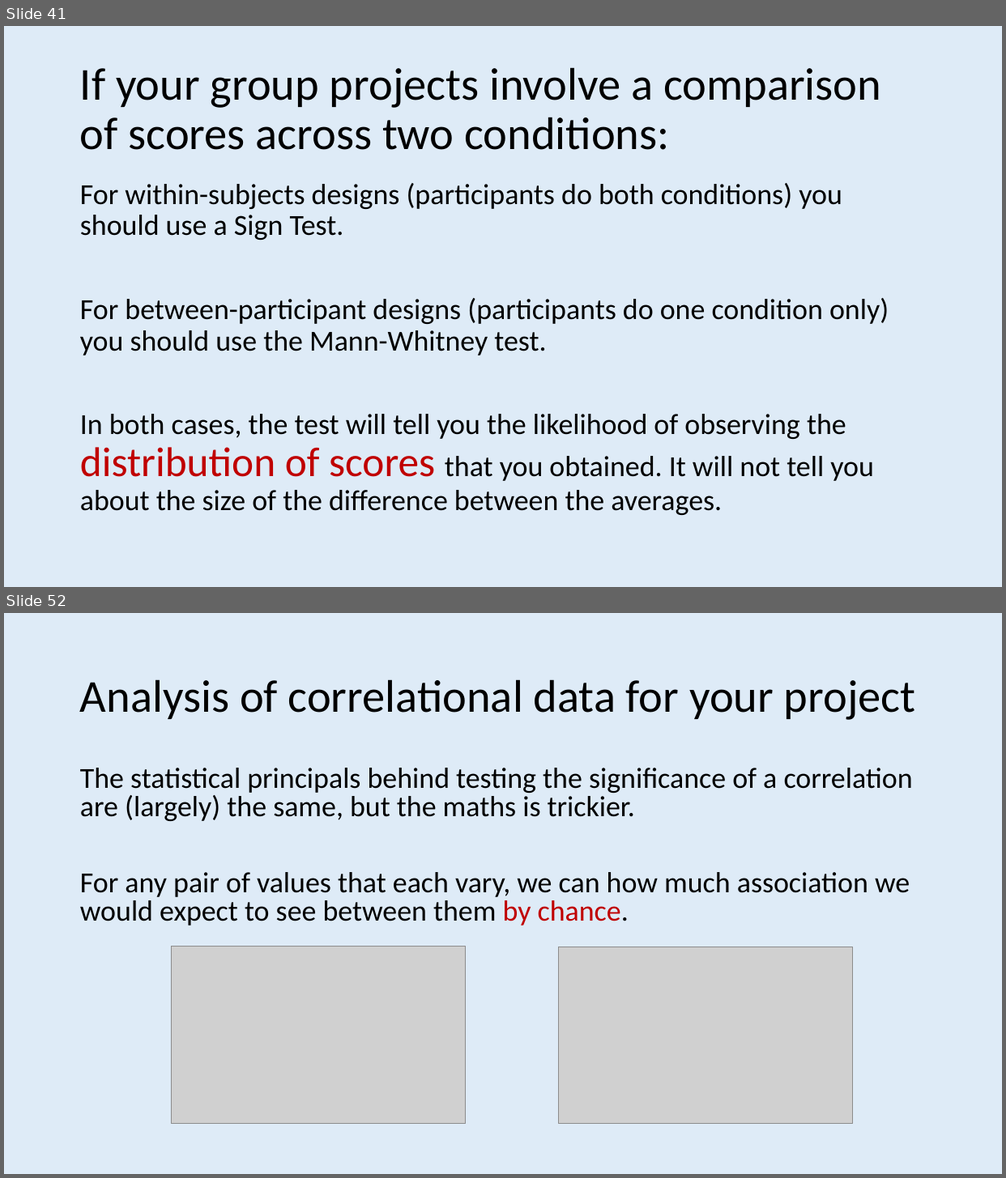
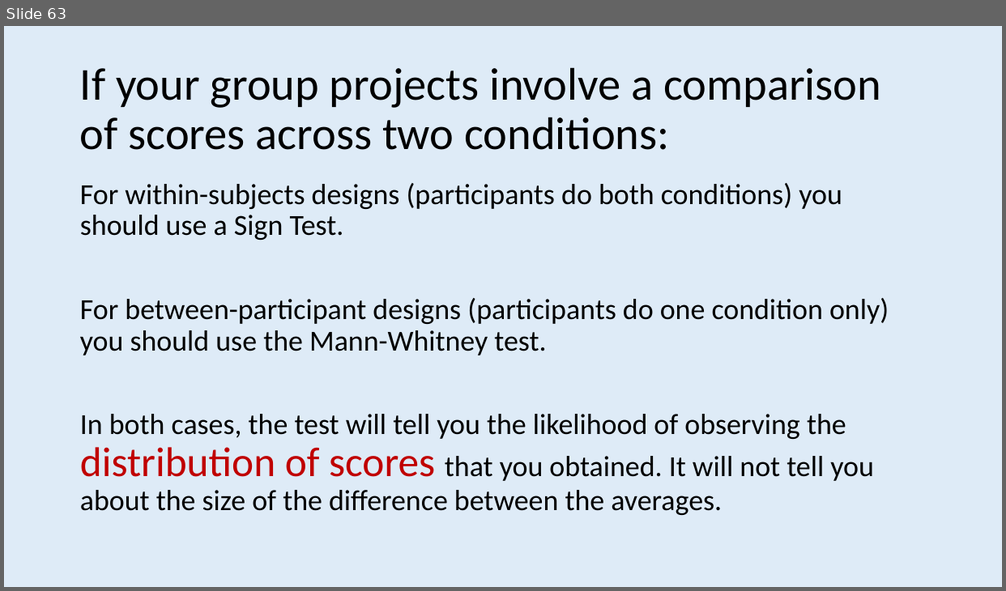
Before and after one commit to ajwills72/rmhealth-found, a slide deck: docs/statistical_inference.pptx. Shown one above the other, each under a label of ours: slides 41 and 52 before the commit, slide 63 after it; the slides between them are not shown. The pictures are 1006x1178 and 1006x591 pixels, drawn with LibreOffice and Linux fonts; fonts in the diff are those of the drawing; grey boxes stand for pictures. Boxes give left, top, right and bottom in pixels: in the first picture for what was removed or moved away, otherwise in the second. Text is boxed around its words. In the diff, an @@ line names an element or a change of style, - is before the commit and + after.

```diff
--- a/docs/statistical_inference.pptx
+++ b/docs/statistical_inference.pptx
@@ slide 52 removed at (4,613,1002,1174), background #DEEBF7 @@
@@ title removed at (80,679,915,720) @@
-Analysis of correlational data for your project
@@ text removed at (80,768,913,926) @@
-The statistical principals behind testing the significance of a correlation are (largely) the same, but the maths is trickier.
-For any pair of values that each vary, we can how much association we would expect to see between them by chance.
@@ picture removed at (172,947,466,1124) @@
@@ picture removed at (559,947,853,1123) @@
@@ what was slide 41 is now slide 63 @@
```
Also in this commit, not shown: 7 slides changed, 23 slides added, 12 other slides removed, 4 other files.
